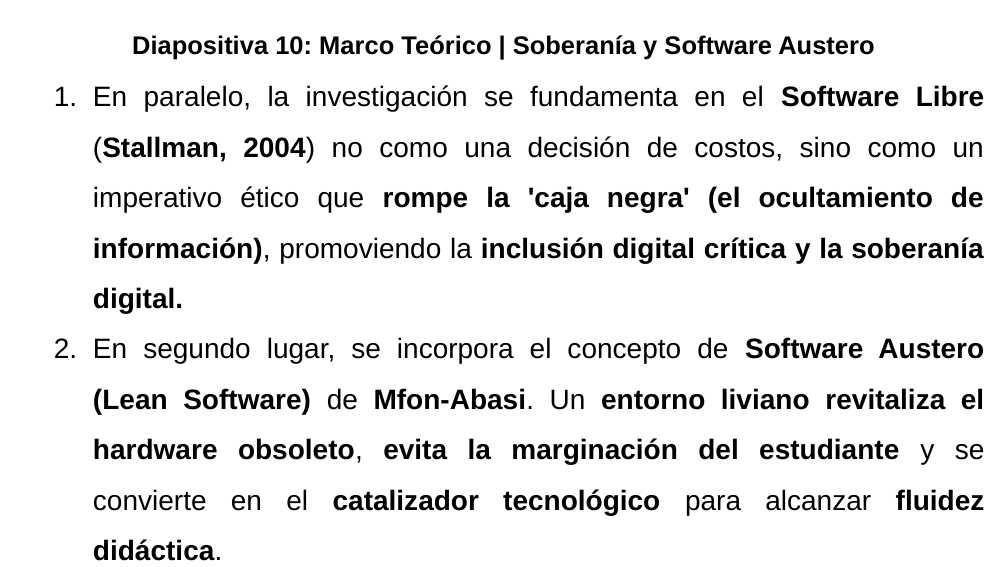
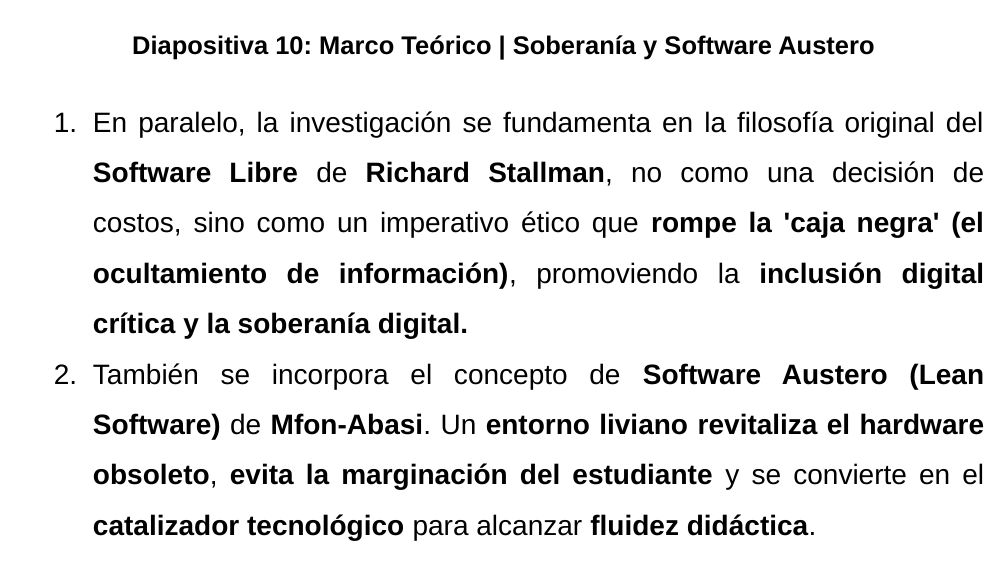
Before and after one commit to gabrielinuz/gabrielinuz.github.io, a slide deck: slide 11 of doc/GUION_DE_DEFENSA_LTE.pptx. Drawn at 1008x567 pixels with LibreOffice and Linux fonts; fonts in the diff are those of the drawing. Boxes give left, top, right and bottom in pixels: in the first picture for what was removed or moved away, otherwise in the second. Text is boxed around its words. In the diff, an @@ line names an element or a change of style, - is before the commit and + after.

```diff
--- a/doc/GUION_DE_DEFENSA_LTE.pptx
+++ b/doc/GUION_DE_DEFENSA_LTE.pptx
@@ text at <box>93,111,985,540</box>: text changed @@
-1. En paralelo, la investigación se fundamenta en el Software Libre (Stallman, 2004) no como una decisión de costos, sino como un imperativo ético que rompe la 'caja negra' (el ocultamiento de información), promoviendo la inclusión digital crítica y la soberanía digital.
-2. En segundo lugar, se incorpora el concepto de Software Austero (Lean Software) de Mfon-Abasi. Un entorno liviano revitaliza el hardware obsoleto, evita la marginación del estudiante y se convierte en el catalizador tecnológico para alcanzar fluidez didáctica.
+1. En paralelo, la investigación se fundamenta en la filosofía original del Software Libre de Richard Stallman, no como una decisión de costos, sino como un imperativo ético que rompe la 'caja negra' (el ocultamiento de información), promoviendo la inclusión digital crítica y la soberanía digital.
+2. También se incorpora el concepto de Software Austero (Lean Software) de Mfon-Abasi. Un entorno liviano revitaliza el hardware obsoleto, evita la marginación del estudiante y se convierte en el catalizador tecnológico para alcanzar fluidez didáctica.
```
Also in this commit, not shown: 4 other slides changed, 1 other file.
